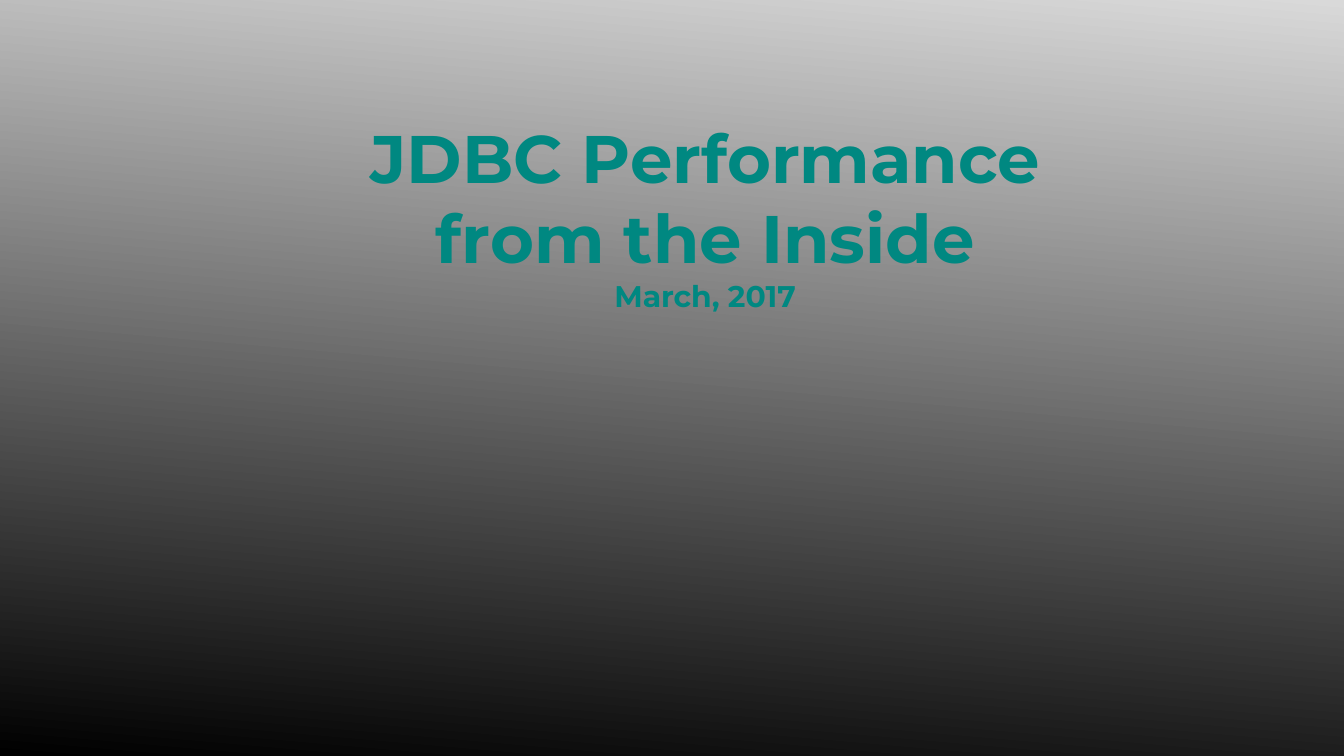
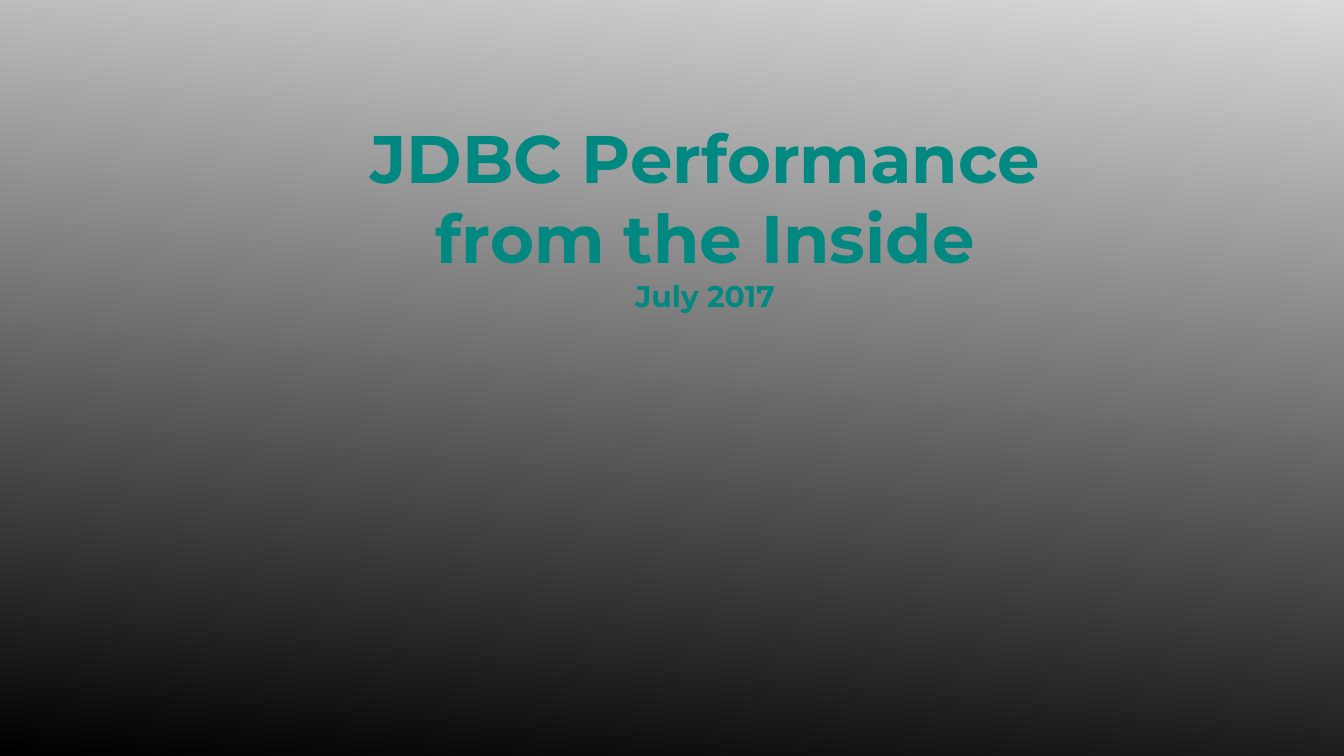
Before and after one commit to davecramer/presentations, a slide deck: slide 1 of JDBC Performance.pptx. Drawn at 1344x756 pixels with LibreOffice and Linux fonts; fonts in the diff are those of the drawing; grey boxes stand for pictures; background and template pictures are left out. Boxes give left, top, right and bottom in pixels: in the first picture for what was removed or moved away, otherwise in the second. Text is boxed around its words. In the diff, an @@ line names an element or a change of style, - is before the commit and + after.

```diff
--- a/JDBC Performance.pptx
+++ b/JDBC Performance.pptx
@@ text at <box>635,285,775,313</box>: text changed @@
-March, 2017
+July 2017
```
Also in this commit, not shown: 32 other slides changed, 21 slides added, 19 slides removed, 3 other files.
